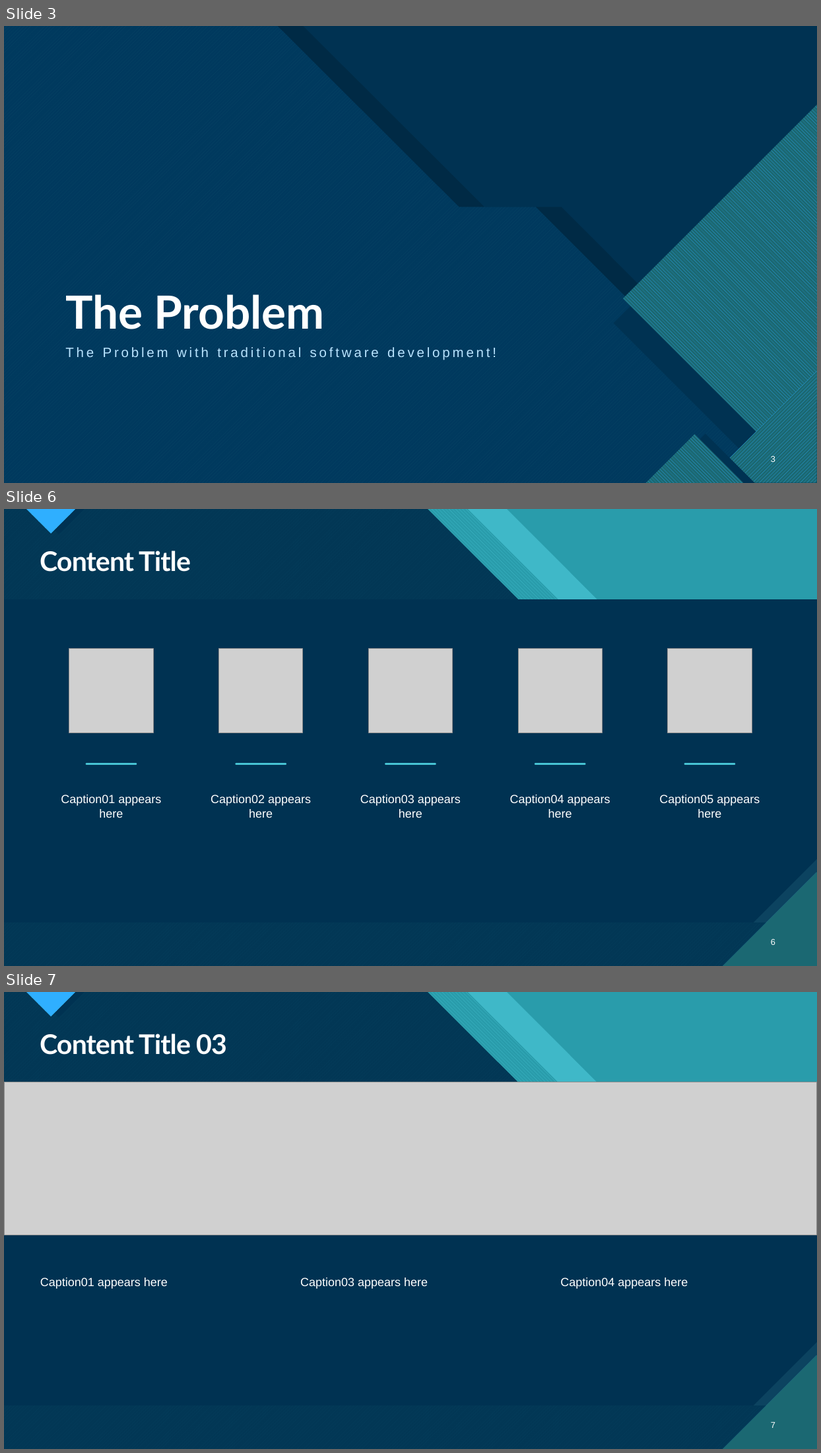
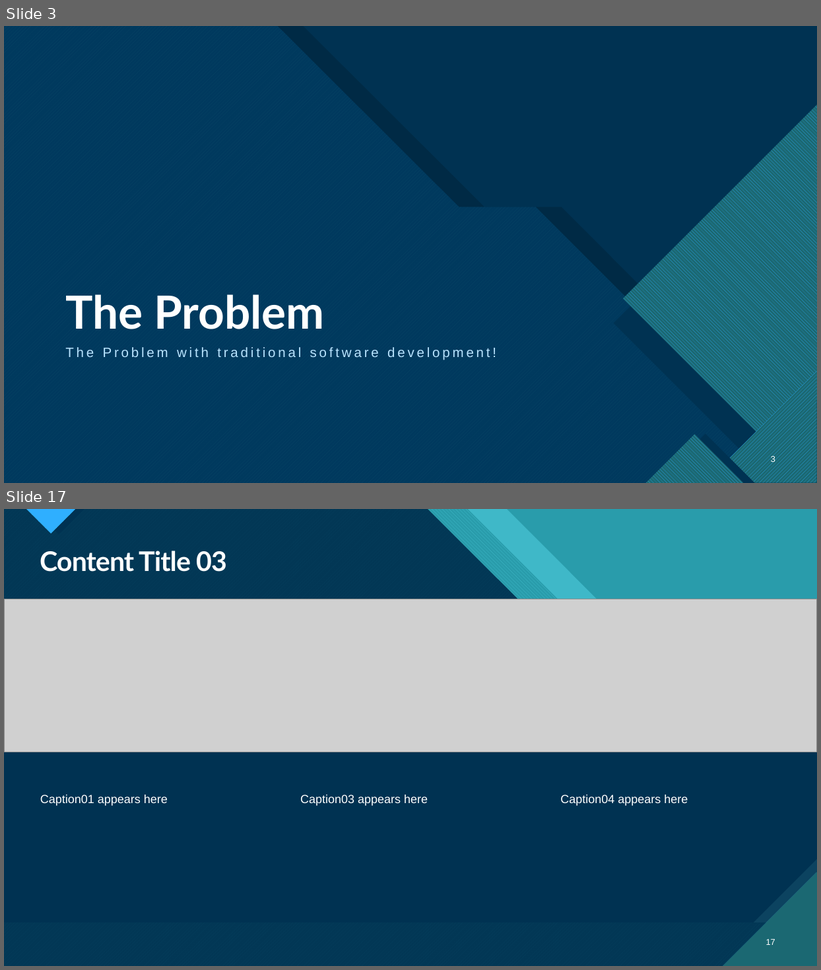
Before and after one commit to PratyayDhond/IT-3rd-year-notes, a slide deck: Seminar/Native Application Development Using Flutter.pptx. Shown one above the other, each under a label of ours: slides 3, 6 and 7 before the commit, slides 3 and 17 after it; the slides between them are not shown. The pictures are 821x1453 and 821x970 pixels, drawn with LibreOffice and Linux fonts; fonts in the diff are those of the drawing; grey boxes stand for pictures. Boxes give left, top, right and bottom in pixels: in the first picture for what was removed or moved away, otherwise in the second. Text is boxed around its words. In the diff, an @@ line names an element or a change of style, - is before the commit and + after.

```diff
--- a/Seminar/Native Application Development Using Flutter.pptx
+++ b/Seminar/Native Application Development Using Flutter.pptx
@@ slide 6 removed at (4, 509, 817, 966), background #47C3D3; not listed: 18 template elements that a slide beside it also shows @@
@@ title removed at (40, 551, 191, 572) @@
-Content Title
@@ picture removed at (69, 649, 153, 733) @@
@@ picture removed at (218, 649, 303, 733) @@
@@ picture removed at (369, 649, 453, 733) @@
@@ picture removed at (518, 649, 603, 733) @@
@@ picture removed at (668, 649, 752, 733) @@
@@ line removed from (87, 764) to (136, 764) @@
@@ line removed from (236, 764) to (285, 764) @@
@@ line removed from (386, 764) to (435, 764) @@
@@ line removed from (536, 764) to (585, 764) @@
@@ line removed from (686, 764) to (734, 764) @@
@@ text removed at (61, 795, 161, 818) @@
-Caption01 appears here
@@ text removed at (211, 795, 311, 818) @@
-Caption02 appears here
@@ text removed at (360, 795, 461, 818) @@
-Caption03 appears here
@@ text removed at (510, 795, 611, 818) @@
-Caption04 appears here
@@ text removed at (659, 795, 760, 818) @@
-Caption05 appears here
@@ page number removed at (771, 939, 776, 945) @@
-6
@@ what was slide 7 is now slide 17 @@
@@ page number at (766, 939, 776, 945): text changed @@
-7
+17
```
Also in this commit, not shown: 1 slide changed, 12 slides added, 1 other slide removed.
